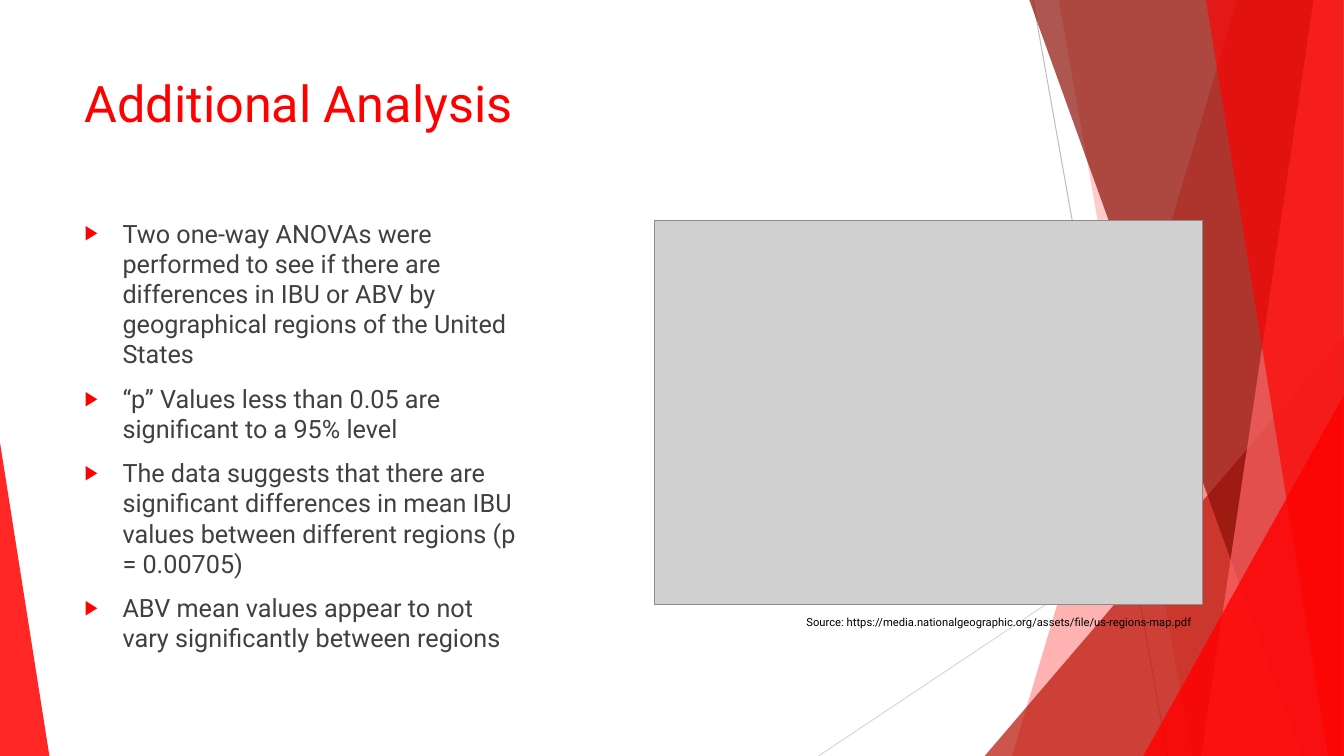
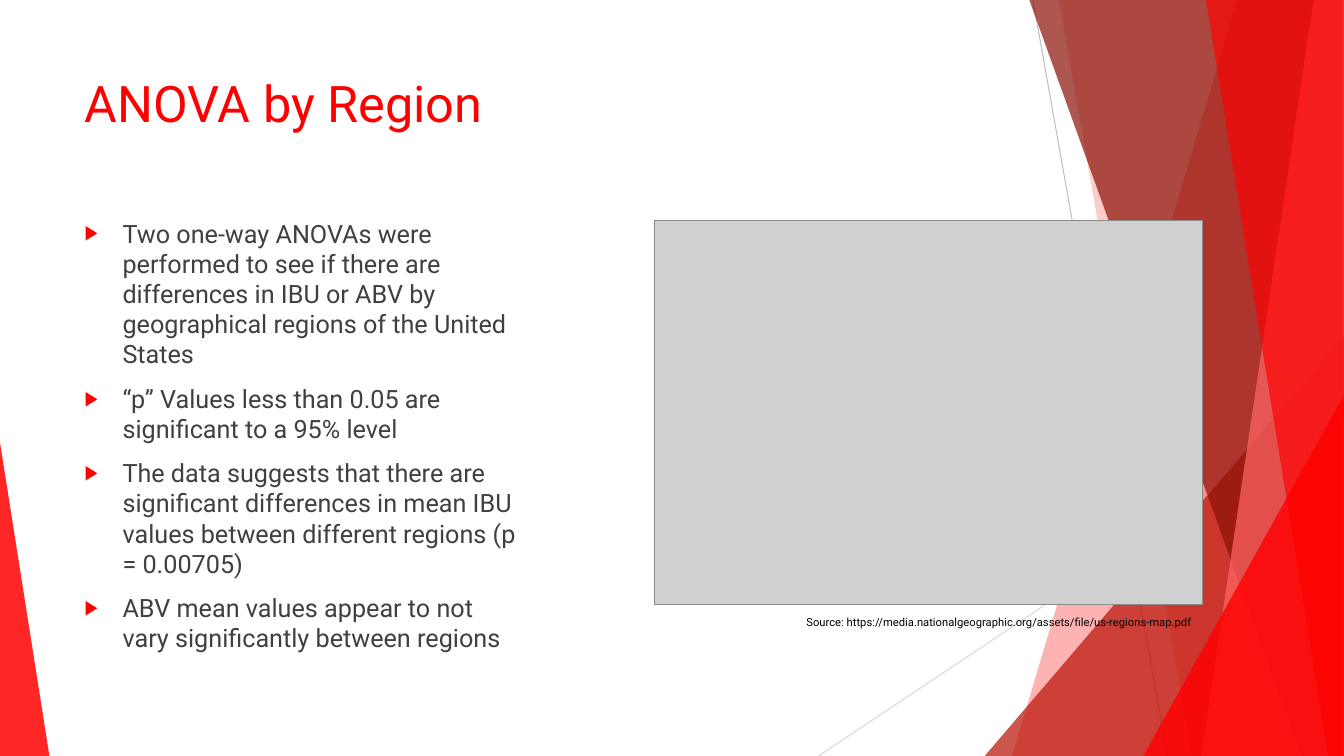
Before and after one commit to 7446Nguyen/6306_Project1, a slide deck: slide 11 of Budweiser C level presentation.pptx. Drawn at 1344x756 pixels with LibreOffice and Linux fonts; fonts in the diff are those of the drawing; grey boxes stand for pictures. Boxes give left, top, right and bottom in pixels: in the first picture for what was removed or moved away, otherwise in the second. Text is boxed around its words. In the diff, an @@ line names an element or a change of style, - is before the commit and + after.

```diff
--- a/Budweiser C level presentation.pptx
+++ b/Budweiser C level presentation.pptx
@@ title at (85, 84, 483, 133): text changed @@
-Additional Analysis
+ANOVA by Region
```
Also in this commit, not shown: 3 other slides changed.
